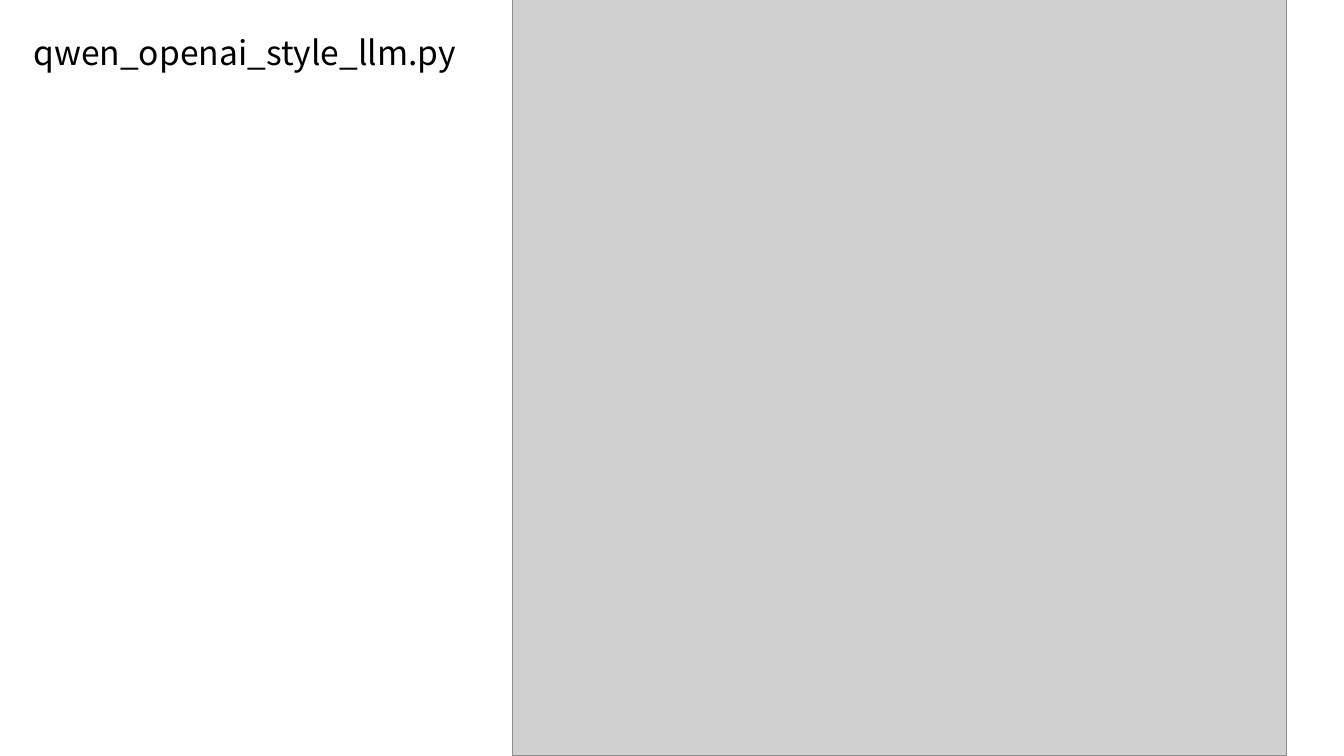
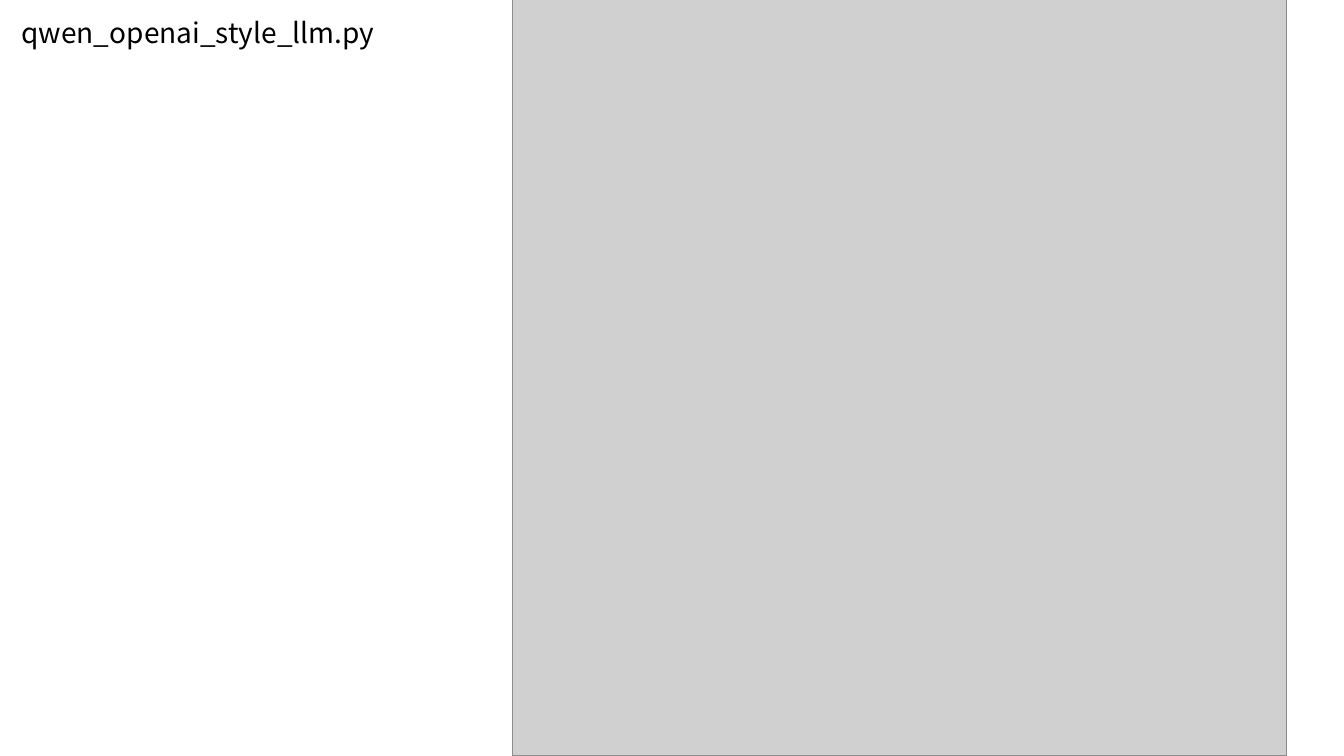
Before and after one commit to C32-SoundTech/SoundTech, a slide deck: slide 6 of docs/wswCR7/软工实践-11-13.pptx. Drawn at 1344x756 pixels with LibreOffice and Linux fonts; fonts in the diff are those of the drawing; grey boxes stand for pictures. Boxes give left, top, right and bottom in pixels: in the first picture for what was removed or moved away, otherwise in the second. Text is boxed around its words. In the diff, an @@ line names an element or a change of style, - is before the commit and + after.

```diff
--- a/docs/wswCR7/软工实践-11-13.pptx
+++ b/docs/wswCR7/软工实践-11-13.pptx
@@ text "qwen_openai_style_llm.py": place and size @@
-text "qwen_openai_style_llm.py" at box(33, 38, 456, 73)
+text "qwen_openai_style_llm.py" at box(22, 20, 375, 50)
@@ text "qwen_openai_style_llm.py" at box(22, 20, 375, 50): size 24 to 20 pt @@
```
Also in this commit, not shown: 3 other slides changed.
